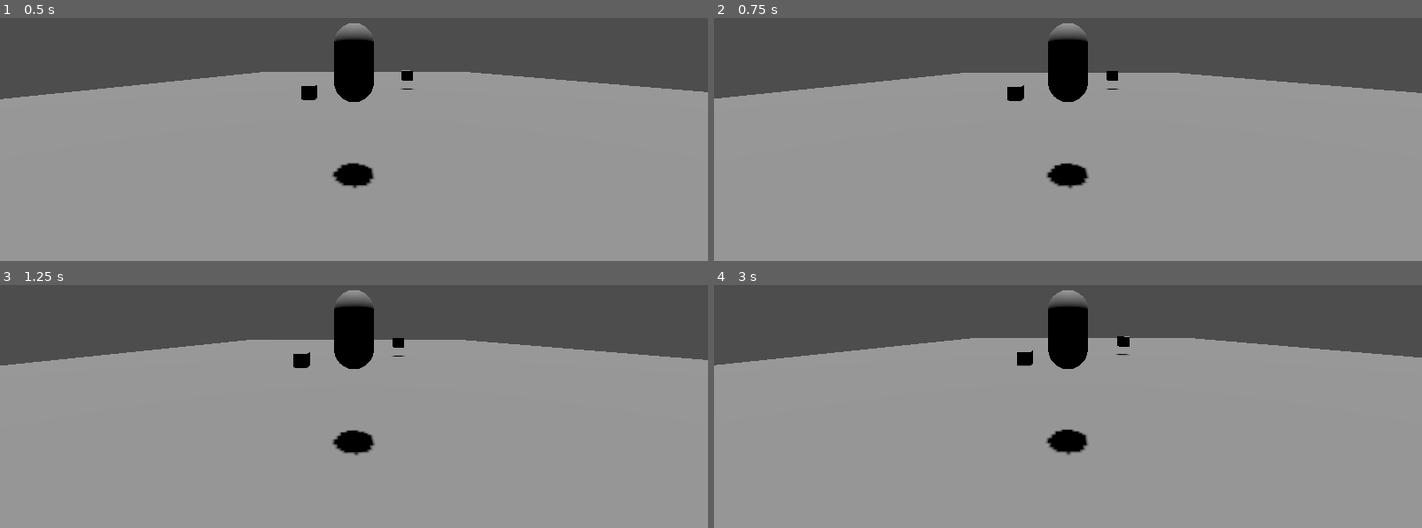
Above: before the commit, frames 1-4 (two rows, left to right).
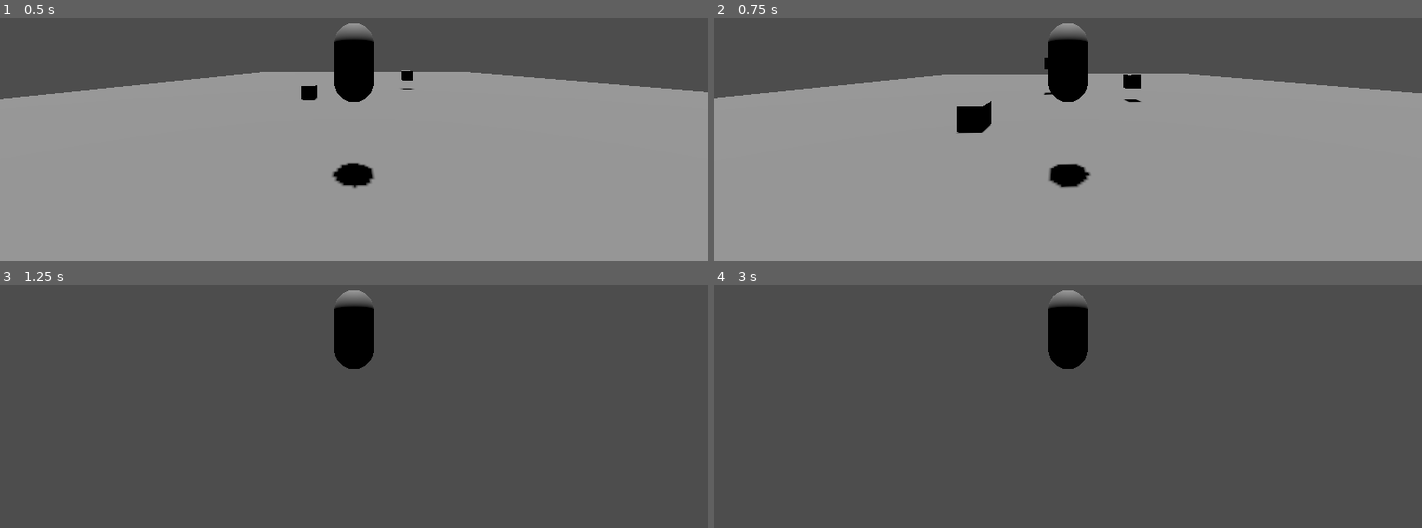
Above: after the commit, the same moments.

Repository: GameDevWeek-2023/ON_VeilBreak
Game: Godot game, scene res://Base.tscn
The game is run twice, just before and just after one commit, with the same random seed, the same clock (stepped at 60 frames per second) and the same inputs.
Inputs (mouse positions are in pixels of both pictures, inside the frame that each line leads up to):
- Up to frame 1 (0.5 s): no input
- Up to frame 2 (0.75 s): tap Enter at 0.5 s; move the mouse to (1103, 61) at 0.52 s; hold W (move_forward, bound only after the commit) from 0.53 s (still down)
- Up to frame 3 (1.25 s): keep holding W (move_forward, bound only after the commit)
- Up to frame 4 (3 s): keep holding W (move_forward, bound only after the commit); move the mouse to (1032, 331) at 1.27 s; tap Space at 2 s; move the mouse to (1082, 321) at 2.02 s; tap Enter at 2.75 s; move the mouse to (1060, 336) at 2.77 s

Frame 1 is identical in both runs. In frame 2, 1.3% of the frame differs, in the area x 0-100%, y 16-71%; in frame 3, 73%; in frame 4, 74%, in the area x 0-100%, y 21-100%.

Commit message:
merged Input

Diff:
--- a/project.godot
+++ b/project.godot
@@ -20,3 +20,35 @@
 3d_physics/layer_1="Main physics"
 3d_physics/layer_9="Projectiles 1"
 3d_physics/layer_10="Projectiles 2"
+
+[input]
+
+move_left={
+"deadzone": 0.5,
+"events": [Object(InputEventKey,"resource_local_to_scene":false,"resource_name":"","device":-1,"window_id":0,"alt_pressed":false,"shift_pressed":false,"ctrl_pressed":false,"meta_pressed":false,"pressed":false,"keycode":0,"physical_keycode":65,"key_label":0,"unicode":97,"echo":false,"script":null)
+, Object(InputEventKey,"resource_local_to_scene":false,"resource_name":"","device":-1,"window_id":0,"alt_pressed":false,"shift_pressed":false,"ctrl_pressed":false,"meta_pressed":false,"pressed":false,"keycode":0,"physical_keycode":4194319,"key_label":0,"unicode":0,"echo":false,"script":null)
+]
+}
+move_right={
+"deadzone": 0.5,
+"events": [Object(InputEventKey,"resource_local_to_scene":false,"resource_name":"","device":-1,"window_id":0,"alt_pressed":false,"shift_pressed":false,"ctrl_pressed":false,"meta_pressed":false,"pressed":false,"keycode":0,"physical_keycode":68,"key_label":0,"unicode":100,"echo":false,"script":null)
+, Object(InputEventKey,"resource_local_to_scene":false,"resource_name":"","device":-1,"window_id":0,"alt_pressed":false,"shift_pressed":false,"ctrl_pressed":false,"meta_pressed":false,"pressed":false,"keycode":0,"physical_keycode":4194321,"key_label":0,"unicode":0,"echo":false,"script":null)
+]
+}
+move_forward={
+"deadzone": 0.5,
+"events": [Object(InputEventKey,"resource_local_to_scene":false,"resource_name":"","device":-1,"window_id":0,"alt_pressed":false,"shift_pressed":false,"ctrl_pressed":false,"meta_pressed":false,"pressed":false,"keycode":0,"physical_keycode":87,"key_label":0,"unicode":119,"echo":false,"script":null)
+, Object(InputEventKey,"resource_local_to_scene":false,"resource_name":"","device":-1,"window_id":0,"alt_pressed":false,"shift_pressed":false,"ctrl_pressed":false,"meta_pressed":false,"pressed":false,"keycode":0,"physical_keycode":4194320,"key_label":0,"unicode":0,"echo":false,"script":null)
+]
+}
+move_back={
+"deadzone": 0.5,
+"events": [Object(InputEventKey,"resource_local_to_scene":false,"resource_name":"","device":-1,"window_id":0,"alt_pressed":false,"shift_pressed":false,"ctrl_pressed":false,"meta_pressed":false,"pressed":false,"keycode":0,"physical_keycode":83,"key_label":0,"unicode":115,"echo":false,"script":null)
+, Object(InputEventKey,"resource_local_to_scene":false,"resource_name":"","device":-1,"window_id":0,"alt_pressed":false,"shift_pressed":false,"ctrl_pressed":false,"meta_pressed":false,"pressed":false,"keycode":0,"physical_keycode":4194322,"key_label":0,"unicode":0,"echo":false,"script":null)
+]
+}
+boost={
+"deadzone": 0.5,
+"events": [Object(InputEventKey,"resource_local_to_scene":false,"resource_name":"","device":-1,"window_id":0,"alt_pressed":false,"shift_pressed":false,"ctrl_pressed":false,"meta_pressed":false,"pressed":false,"keycode":0,"physical_keycode":32,"key_label":0,"unicode":32,"echo":false,"script":null)
+]
+}
